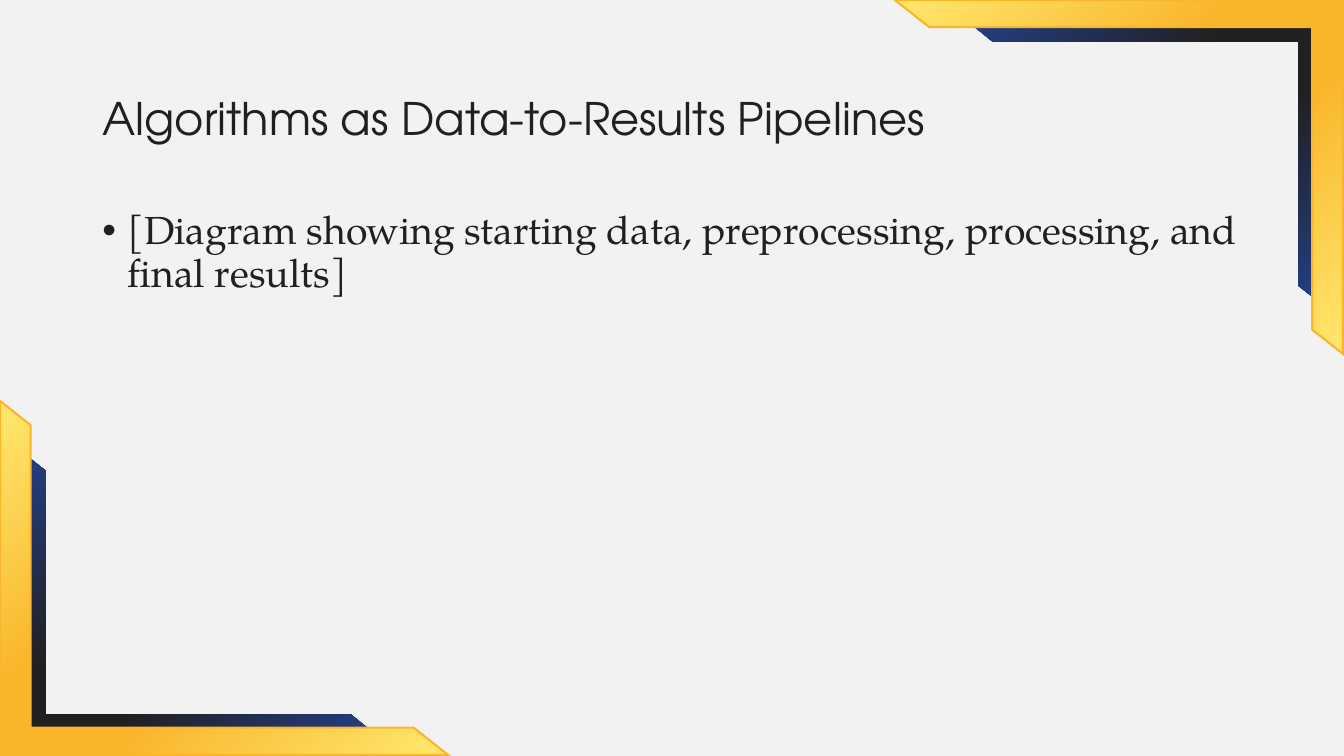
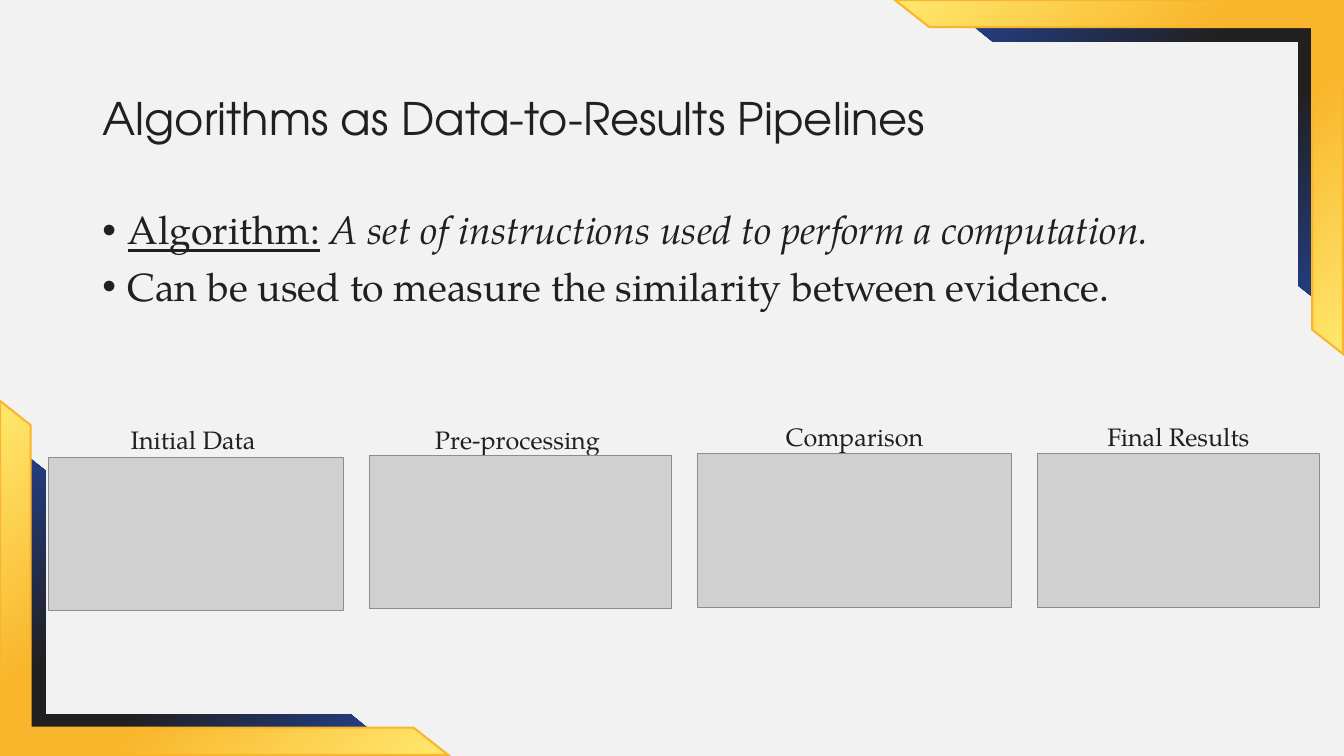
Before and after one commit to jzemmels/aafs22_slides, a slide deck: slide 4 of slides/AAFS 2022 Presenter PP Theme 1.pptx (slide 3 before the commit). Drawn at 1344x756 pixels with LibreOffice and Linux fonts; fonts in the diff are those of the drawing; grey boxes stand for pictures; background and template pictures are left out. Boxes give left, top, right and bottom in pixels: in the first picture for what was removed or moved away, otherwise in the second. Text is boxed around its words. In the diff, an @@ line names an element or a change of style, - is before the commit and + after.

Commit message:
Updates to slides

```diff
--- a/slides/AAFS 2022 Presenter PP Theme 1.pptx
+++ b/slides/AAFS 2022 Presenter PP Theme 1.pptx
@@ text at (x1=128, y1=215, x2=1149, y2=312): text changed @@
-• [Diagram showing starting data, preprocessing, processing, and final results]
+• Algorithm: A set of instructions used to perform a computation.
+• Can be used to measure the similarity between evidence.
@@ text added at (x1=131, y1=431, x2=256, y2=458), 18 pt, text #221F1F @@
+Initial Data
@@ text added at (x1=435, y1=431, x2=600, y2=456), 18 pt, text #221F1F @@
+Pre-processing
@@ text added at (x1=786, y1=428, x2=923, y2=454), 18 pt, text #221F1F @@
+Comparison
@@ text added at (x1=1107, y1=427, x2=1249, y2=454), 18 pt, text #221F1F @@
+Final Results
@@ picture added at (x1=48, y1=457, x2=343, y2=610) @@
@@ picture added at (x1=369, y1=456, x2=671, y2=609) @@
@@ picture added at (x1=698, y1=454, x2=1011, y2=607) @@
@@ picture added at (x1=1037, y1=454, x2=1320, y2=607) @@
```
Also in this commit, not shown: 5 other slides changed, 4 other files.
